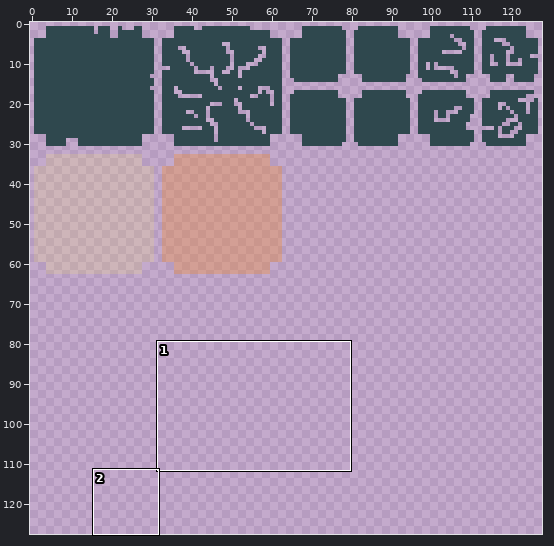
Edited in one commit: sprite sheet (assets/map.png). Above: a wide view before the commit, with the close-up outlined.
Close-up. First the earlier version:
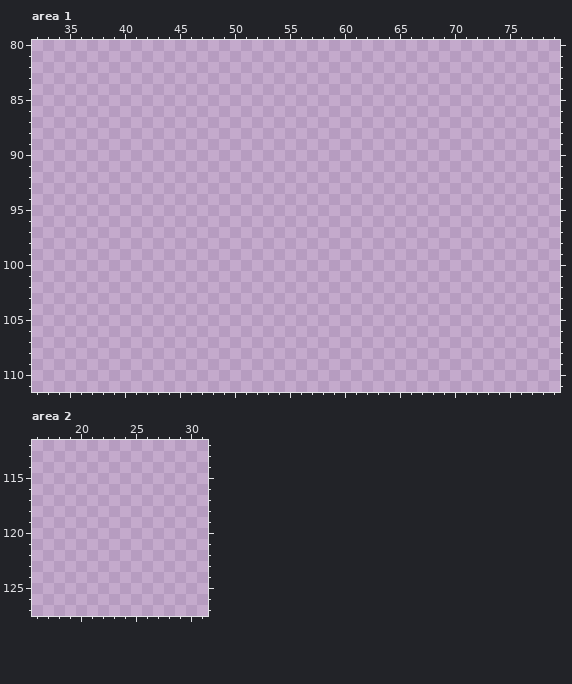
The file is 128x128 pixels. Colours within 5 levels of each other are drawn and written as one. Shown: area 1: x 32..79, y 80..111; area 2: x 16..31, y 112..127. The commit also changed other parts of the picture, which this record leaves out.
The result:
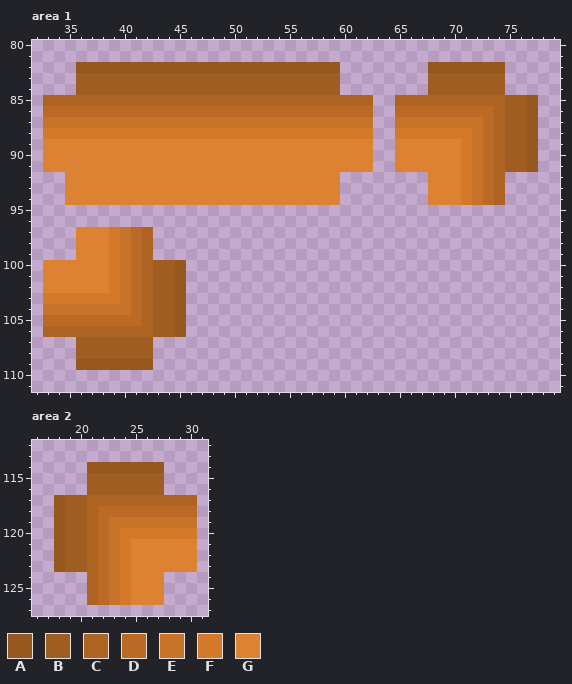
Palette (. is transparent): A #975820  B #a05d22  C #ad6321  D #ba6a24  E #c7742a  F #d47929  G #dc8232
From old to new:
Area 1:
y 82: x 36..59 ........................ -> AAAAAAAAAAAAAAAAAAAAAAAA; x 68..74 ....... -> AAAAAAA
y 83..84: x 36..59 ........................ -> BBBBBBBBBBBBBBBBBBBBBBBB; x 68..74 ....... -> BBBBBBB
y 85: x 33..62 .............................. -> CCCCCCCCCCCCCCCCCCCCCCCCCCCCCC; x 65..77 ............. -> CCCCCCCCCCBBA
y 86: x 33..62 .............................. -> DDDDDDDDDDDDDDDDDDDDDDDDDDDDDD; x 65..77 ............. -> DDDDDDDDDCBBA
y 87: x 33..62 .............................. -> EEEEEEEEEEEEEEEEEEEEEEEEEEEEEE; x 65..77 ............. -> EEEEEEEEDCBBA
y 88: x 33..62 .............................. -> FFFFFFFFFFFFFFFFFFFFFFFFFFFFFF; x 65..77 ............. -> FFFFFFFEDCBBA
y 89..91: x 33..62 .............................. -> GGGGGGGGGGGGGGGGGGGGGGGGGGGGGG; x 65..77 ............. -> GGGGGGFEDCBBA
y 92..94: x 35..59 ......................... -> GGGGGGGGGGGGGGGGGGGGGGGGG; x 68..74 ....... -> GGGFEDC
y 97..99: x 36..42 ....... -> GGGFEDC
y 100..102: x 33..45 ............. -> GGGGGGFEDCBBA
y 103: x 33..45 ............. -> FFFFFFFEDCBBA
y 104: x 33..45 ............. -> EEEEEEEEDCBBA
y 105: x 33..45 ............. -> DDDDDDDDDCBBA
y 106: x 33..45 ............. -> CCCCCCCCCCBBA
y 107..108: x 36..42 ....... -> BBBBBBB
y 109: x 36..42 ....... -> AAAAAAA
Area 2:
y 114: x 21..27 ....... -> AAAAAAA
y 115..116: x 21..27 ....... -> BBBBBBB
y 117: x 18..30 ............. -> ABBCCCCCCCCCC
y 118: x 18..30 ............. -> ABBCDDDDDDDDD
y 119: x 18..30 ............. -> ABBCDEEEEEEEE
y 120: x 18..30 ............. -> ABBCDEFFFFFFF
y 121..123: x 18..30 ............. -> ABBCDEFGGGGGG
y 124..126: x 21..27 ....... -> CDEFGGG
Where, in picture pixels (left, top, right, bottom), the same in both close-ups:
added: (43, 62, 538, 370)
added: (54, 462, 197, 605)
